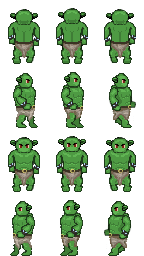
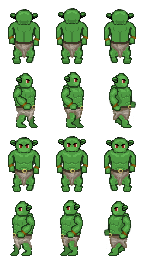
Two versions of the same layered image (w=144, h=256). Layer-by-layer changes:
hid "SpikedArmBands" over (8, 35, 136, 236)
added layer "ArmBands" above "Belt" over (8, 35, 136, 236)
